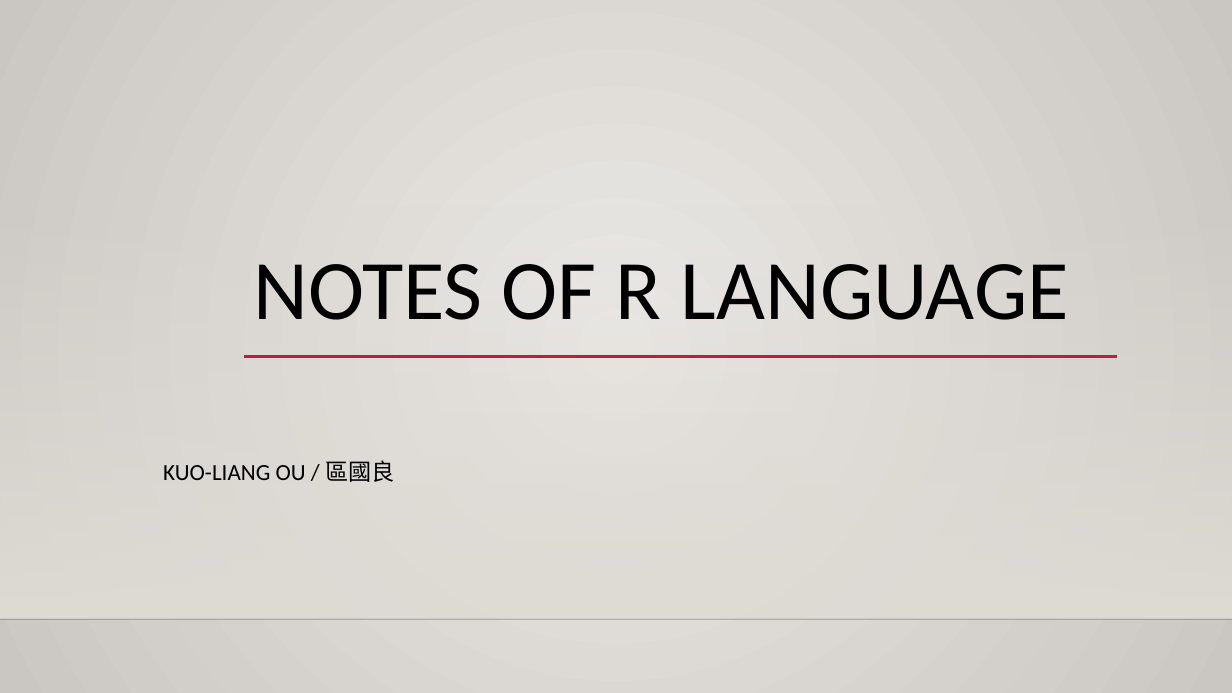
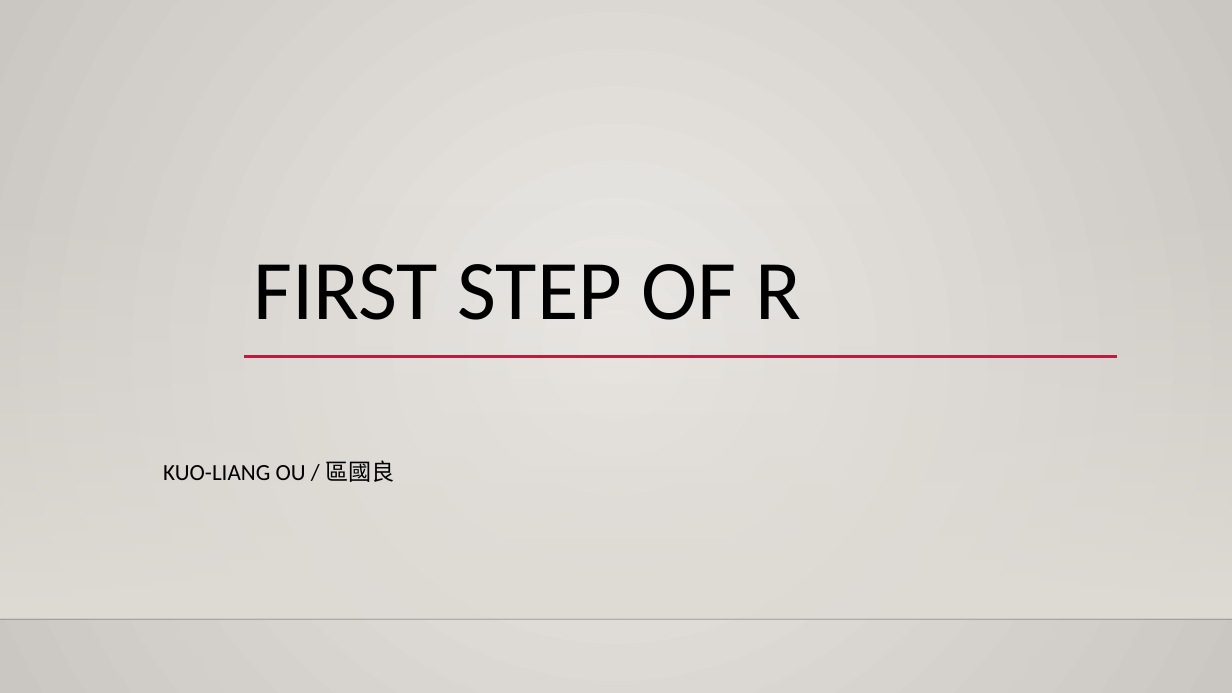
Before and after one commit to KuoLiang/r-klou, a slide deck: slide 1 of FirstStep/Fundmentals_R-klou.pptx. Drawn at 1232x693 pixels with LibreOffice and Linux fonts; fonts in the diff are those of the drawing; background and template pictures are left out. Boxes give left, top, right and bottom in pixels: in the first picture for what was removed or moved away, otherwise in the second. Text is boxed around its words. In the diff, an @@ line names an element or a change of style, - is before the commit and + after.

```diff
--- a/FirstStep/Fundmentals_R-klou.pptx
+++ b/FirstStep/Fundmentals_R-klou.pptx
@@ title at (254,264,801,320): text changed @@
-NOTES OF R LANGUAGE
+FIRST STEP OF R
```
Also in this commit, not shown: 1 other file.
